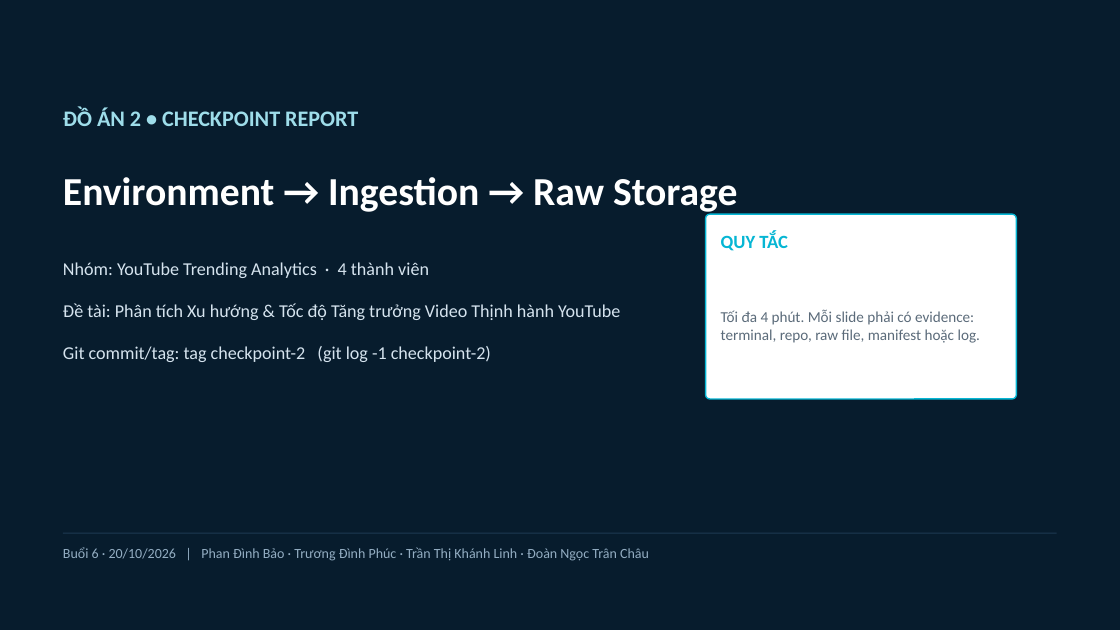
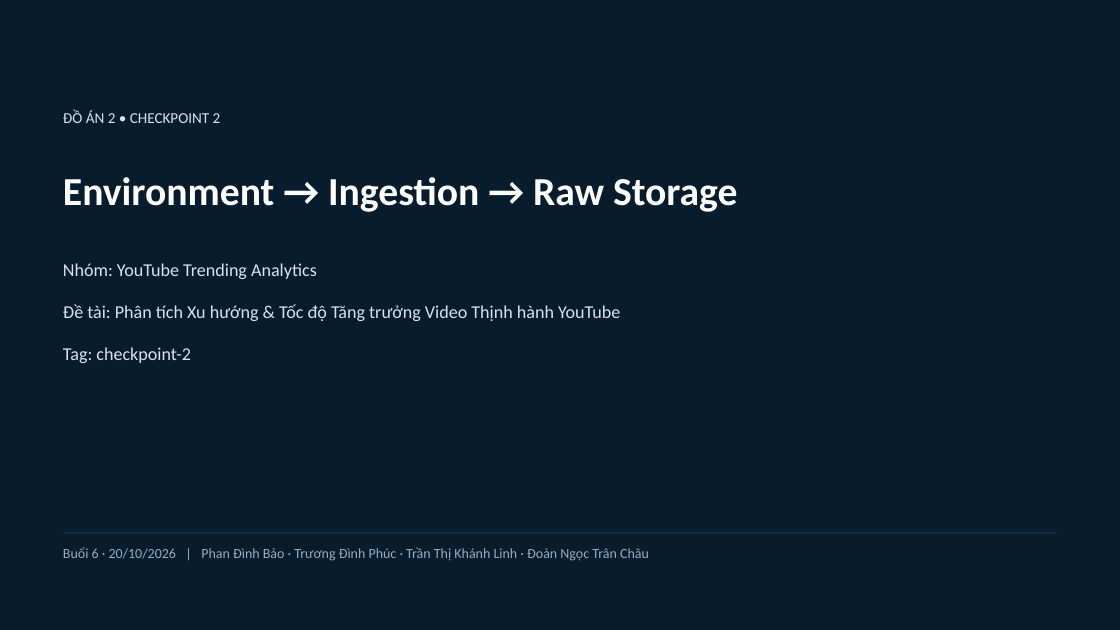
Before and after one commit to kichirou244/bigdata-project, a slide deck: slide 1 of docs/Checkpoint2_Report_YouTube_Trending.pptx. Drawn at 1120x630 pixels with LibreOffice and Linux fonts; fonts in the diff are those of the drawing. Boxes give left, top, right and bottom in pixels: in the first picture for what was removed or moved away, otherwise in the second. Text is boxed around its words. In the diff, an @@ line names an element or a change of style, - is before the commit and + after.

Commit message:
feat: add ingestion, transformation, verification, and dashboard scripts for YouTube Trending dataset

```diff
--- a/docs/Checkpoint2_Report_YouTube_Trending.pptx
+++ b/docs/Checkpoint2_Report_YouTube_Trending.pptx
@@ text at (63,110,221,123): text changed; size 19 to 13 pt; text colour #9EDDEA to #D5E3EE; bold off @@
-ĐỒ ÁN 2 • CHECKPOINT REPORT
+ĐỒ ÁN 2 • CHECKPOINT 2
@@ rounded rectangle removed at (706,214,1017,399) @@
@@ text removed at (721,233,788,251) @@
-QUY TẮC
@@ text at (63,263,317,279): text changed @@
-Nhóm: YouTube Trending Analytics · 4 thành viên
+Nhóm: YouTube Trending Analytics
@@ text removed at (721,309,980,343) @@
-Tối đa 4 phút. Mỗi slide phải có evidence: terminal, repo, raw file, manifest hoặc log.
@@ text at (63,347,191,363): text changed @@
-Git commit/tag: tag checkpoint-2 (git log -1 checkpoint-2)
+Tag: checkpoint-2
```
Also in this commit, not shown: 5 other slides changed, 17 other files.
